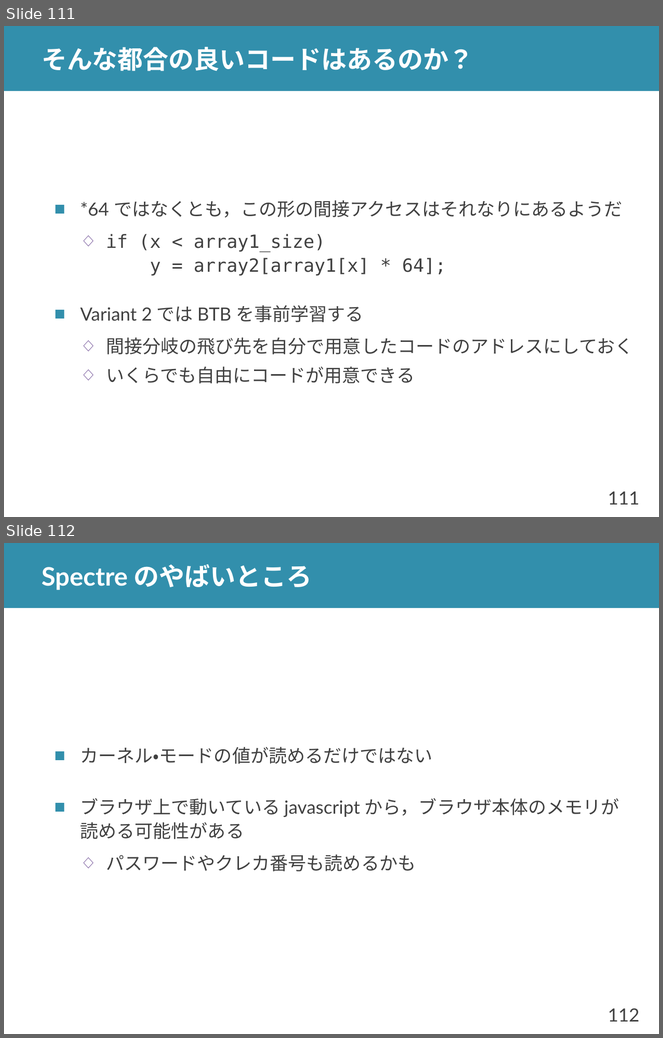
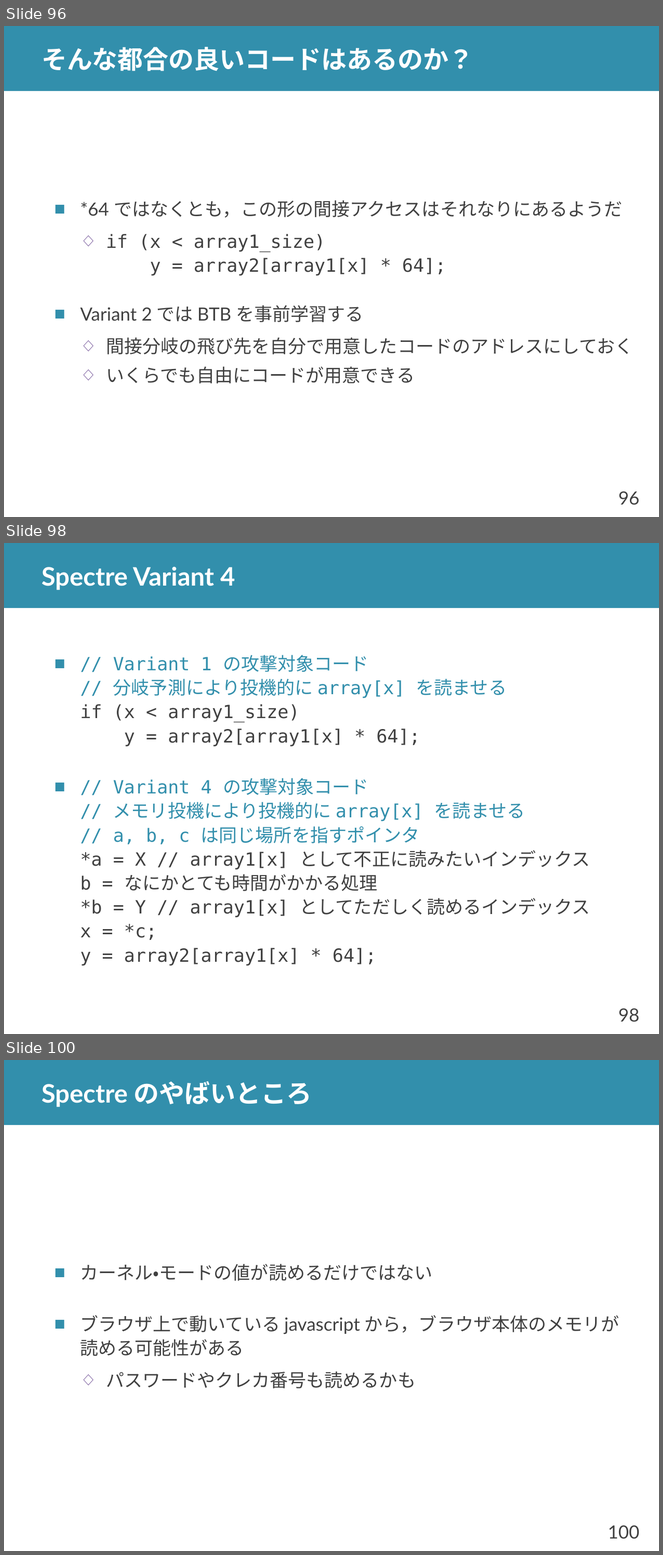
Before and after one commit to shioyadan/advanced-computer-organization, a slide deck: aco-shioya-13.pptx. Shown one above the other, each under a label of ours: slides 111 and 112 before the commit, slides 96, 98 and 100 after it; the slides between them are not shown. The pictures are 663x1038 and 663x1555 pixels, drawn with LibreOffice and Linux fonts; fonts in the diff are those of the drawing. Boxes give left, top, right and bottom in pixels: in the first picture for what was removed or moved away, otherwise in the second. Text is boxed around its words. In the diff, an @@ line names an element or a change of style, - is before the commit and + after.

```diff
--- a/aco-shioya-13.pptx
+++ b/aco-shioya-13.pptx
@@ slide 98 added at <box>4,543,659,1034</box>, background #FFFFFF; not listed: 2 template elements that a slide beside it also shows @@
@@ title added at <box>41,566,235,590</box>, 28 pt, text #FFFFFF, bold @@
+Spectre Variant 4
@@ text added at <box>80,655,591,966</box>, 20 pt, text #404040 @@
+■ // Variant 1 の攻撃対象コード
+  // 分岐予測により投機的に array[x] を読ませる
+  if (x < array1_size)
+  y = array2[array1[x] * 64];
+■ // Variant 4 の攻撃対象コード
+  // メモリ投機により投機的に array[x] を読ませる
+  // a, b, c は同じ場所を指すポインタ
+  *a = X // array1[x] として不正に読みたいインデックス
+  b = なにかとても時間がかかる処理
+  *b = Y // array1[x] としてただしく読めるインデックス
+  x = *c;
+  y = array2[array1[x] * 64];
@@ what was slide 111 is now slide 96 @@
@@ page number at <box>619,491,640,505</box>: text changed @@
-111
+96
@@ what was slide 112 is now slide 100 @@
@@ page number at <box>608,1525,640,1539</box>: text changed @@
-112
+100
```
Also in this commit, not shown: 8 slides changed, 7 other slides added, 14 slides removed, 1 other file.
